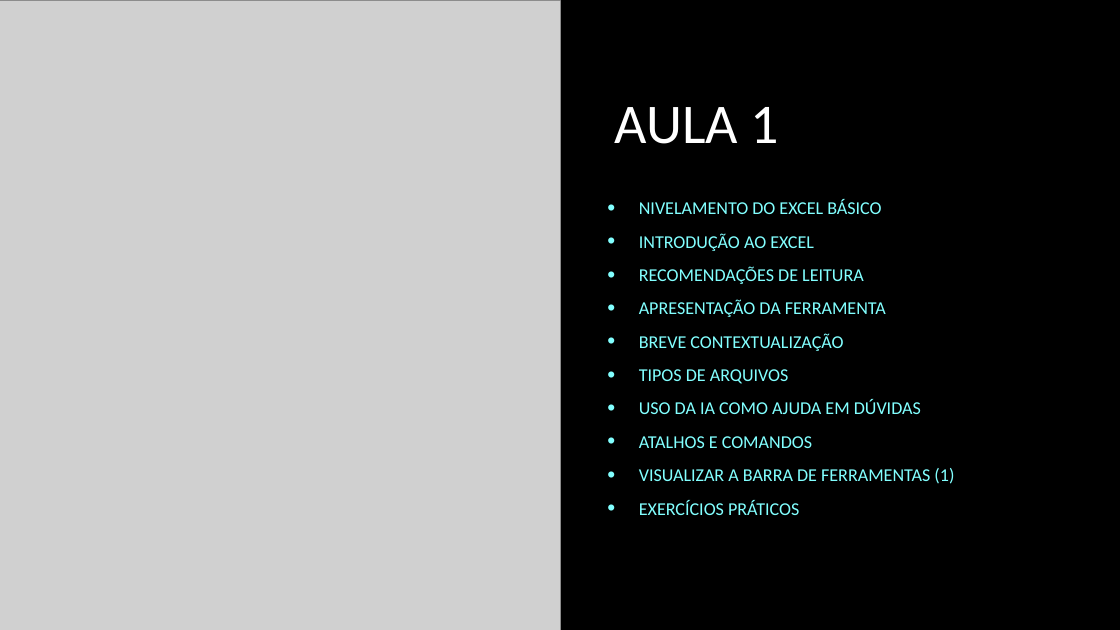
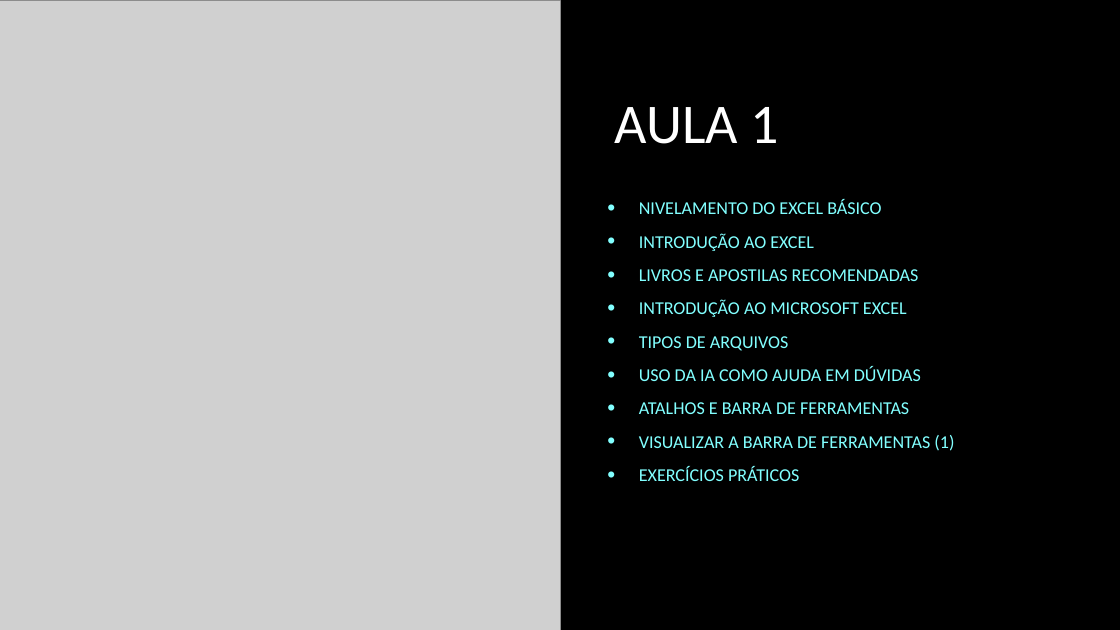
Before and after one commit to VitorKaviski/Curso_Kaviski_Excel_Basico_ao_Avancado, a slide deck: slide 3 of Curso Excel/Básico/Aula 1/Aula 1 - Excel/Curso Excel - Básico - Modelo Slides 1.pptx. Drawn at 1120x630 pixels with LibreOffice and Linux fonts; fonts in the diff are those of the drawing; grey boxes stand for pictures; background and template pictures are left out. Boxes give left, top, right and bottom in pixels: in the first picture for what was removed or moved away, otherwise in the second. Text is boxed around its words. In the diff, an @@ line names an element or a change of style, - is before the commit and + after.

```diff
--- a/Curso Excel/Básico/Aula 1/Aula 1 - Excel/Curso Excel - Básico - Modelo Slides 1.pptx
+++ b/Curso Excel/Básico/Aula 1/Aula 1 - Excel/Curso Excel - Básico - Modelo Slides 1.pptx
@@ subtitle at <box>639,269,919,317</box>: text changed @@
-• RECOMENDAÇÕES DE LEITURA
-• APRESENTAÇÃO DA FERRAMENTA
-• BREVE CONTEXTUALIZAÇÃO
+• LIVROS E APOSTILAS RECOMENDADAS
+• INTRODUÇÃO AO MICROSOFT EXCEL
@@ subtitle at <box>639,402,909,414</box>: text changed @@
-• ATALHOS E COMANDOS
+• ATALHOS E BARRA DE FERRAMENTAS
```
Also in this commit, not shown: 8 other slides changed, 5 slides added, 2 other files.
